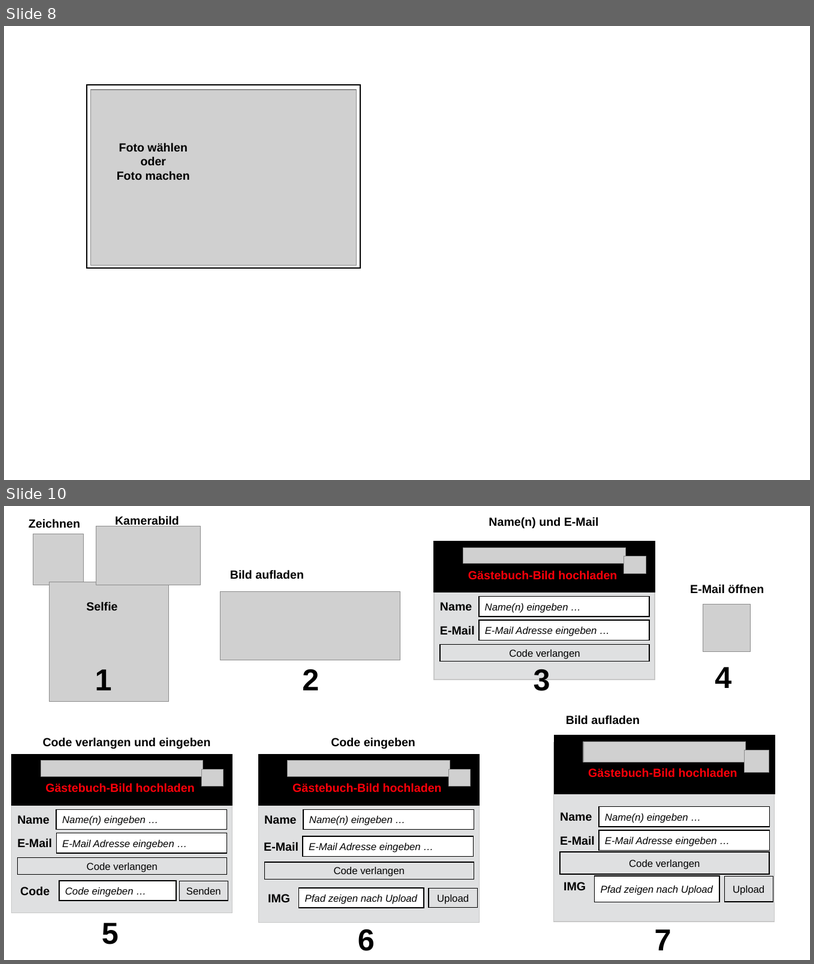
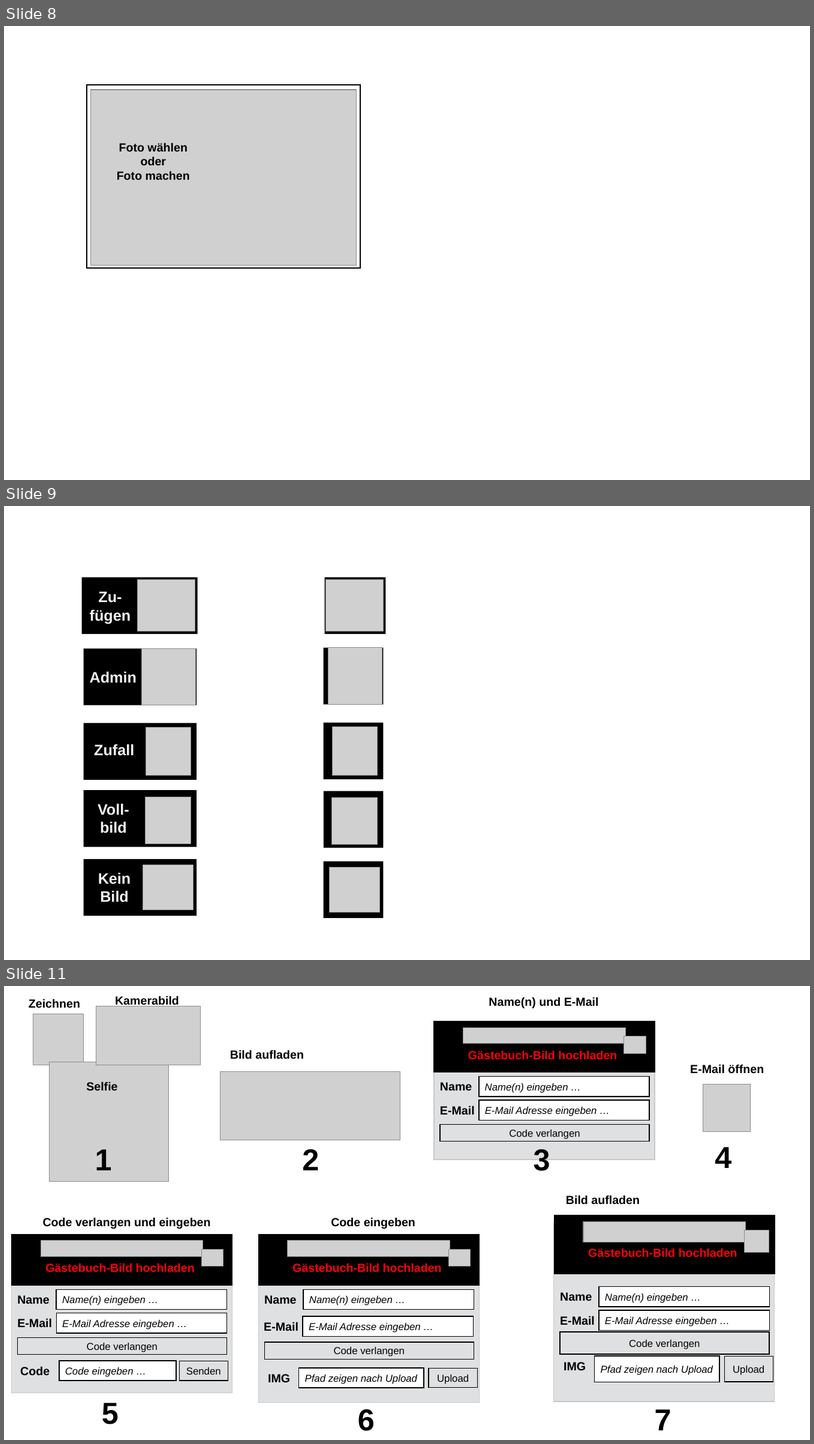
Before and after one commit to JazzLiveAarau/WwwGuestbook, a slide deck: Description/JazzGuestsUpload.pptx. Shown one above the other, each under a label of ours: slides 8 and 10 before the commit, slides 8, 9 and 11 after it; the slides between them are not shown. The pictures are 814x964 and 814x1444 pixels, drawn with LibreOffice and Linux fonts; fonts in the diff are those of the drawing; grey boxes stand for pictures. Boxes give left, top, right and bottom in pixels: in the first picture for what was removed or moved away, otherwise in the second. Text is boxed around its words. In the diff, an @@ line names an element or a change of style, - is before the commit and + after.

```diff
--- a/Description/JazzGuestsUpload.pptx
+++ b/Description/JazzGuestsUpload.pptx
@@ slide 9 added at (x1=4, y1=506, x2=810, y2=960), background #FFFFFF @@
@@ rectangle added at (x1=82, y1=577, x2=198, y2=634), fill #000000 @@
@@ rectangle added at (x1=324, y1=577, x2=386, y2=634), fill #000000 @@
@@ text added at (x1=90, y1=591, x2=131, y2=624), 18 pt, text #F2F2F2, bold @@
+Zu-
+fügen
@@ picture added at (x1=138, y1=580, x2=195, y2=632) @@
@@ picture added at (x1=326, y1=580, x2=383, y2=632) @@
@@ rectangle added at (x1=84, y1=648, x2=197, y2=705), fill #000000 @@
@@ picture added at (x1=142, y1=648, x2=196, y2=705) @@
@@ rectangle added at (x1=323, y1=648, x2=383, y2=705), fill #000000 @@
@@ picture added at (x1=329, y1=648, x2=383, y2=705) @@
@@ text added at (x1=90, y1=671, x2=137, y2=683), 18 pt, text #F2F2F2, bold @@
+Admin
@@ rectangle added at (x1=84, y1=723, x2=197, y2=780), fill #000000 @@
@@ picture added at (x1=146, y1=727, x2=192, y2=775) @@
@@ rectangle added at (x1=323, y1=723, x2=383, y2=780), fill #000000 @@
@@ picture added at (x1=332, y1=727, x2=378, y2=775) @@
@@ text added at (x1=94, y1=744, x2=134, y2=756), 18 pt, text #F2F2F2, bold @@
+Zufall
@@ rectangle added at (x1=84, y1=790, x2=197, y2=847), fill #000000 @@
@@ rectangle added at (x1=324, y1=791, x2=384, y2=848), fill #000000 @@
@@ text added at (x1=98, y1=803, x2=129, y2=833), 18 pt, text #F2F2F2, bold @@
+Voll-
+bild
@@ picture added at (x1=145, y1=796, x2=191, y2=844) @@
@@ picture added at (x1=332, y1=798, x2=378, y2=845) @@
@@ rectangle added at (x1=84, y1=859, x2=197, y2=916), fill #000000 @@
@@ picture added at (x1=143, y1=865, x2=193, y2=910) @@
@@ rectangle added at (x1=323, y1=861, x2=383, y2=918), fill #000000 @@
@@ text added at (x1=98, y1=872, x2=131, y2=902), 18 pt, text #F2F2F2, bold @@
+Kein
+Bild
@@ picture added at (x1=329, y1=867, x2=380, y2=912) @@
@@ what was slide 10 is now slide 11 @@
```
Also in this commit, not shown: 5 other files.
